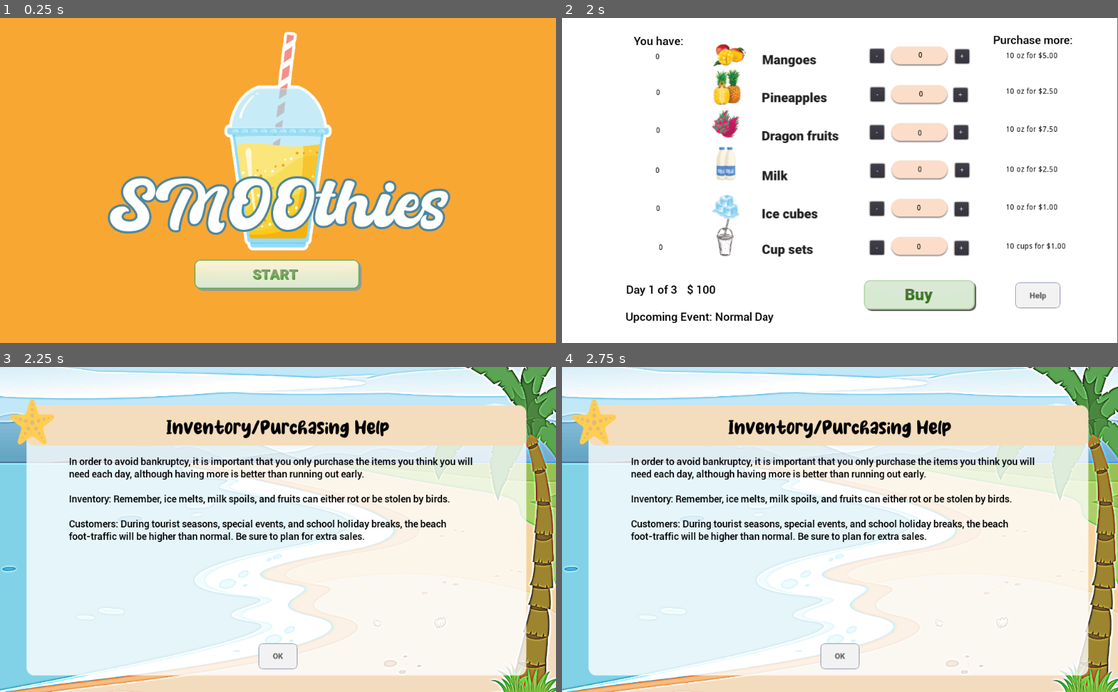
Above: before the commit, frames 1-4 (two rows, left to right).
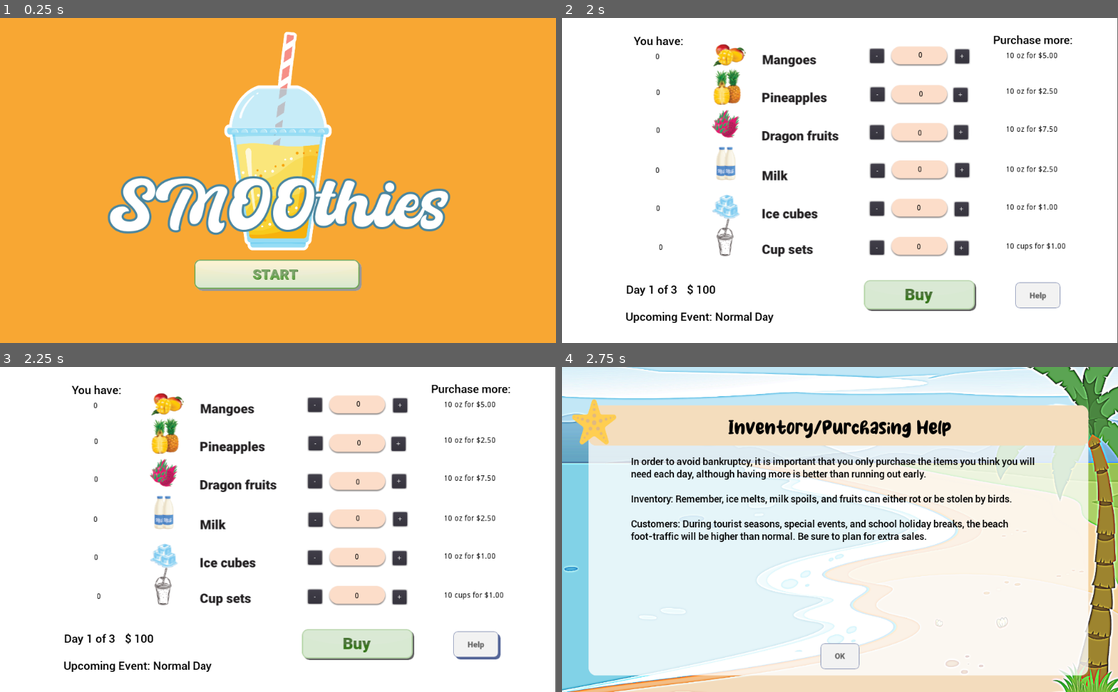
Above: after the commit, the same moments.

Repository: thepriscillawang/SMOOthies
Game: Godot game, scene res://Scenes/Main.tscn
The game is run twice, just before and just after one commit, with the same random seed, the same clock (stepped at 60 frames per second) and the same inputs. Sound files missing from this copy of the repository are replaced by a short silence.
Inputs (mouse positions are in pixels of both pictures, inside the frame that each line leads up to):
- Up to frame 1 (0.25 s): no input
- Up to frame 2 (2 s): click (840, 274) at 0.5 s; click (840, 304) at 1.25 s
- Up to frame 3 (2.25 s): click (478, 643) at 2 s
- Up to frame 4 (2.75 s): no input

Frames 1-2 are identical in both runs. In frame 3, 72% of the frame differs, in the area x 0-100%, y 0-100%; in frame 4, nothing differs.

Commit message:
Help Button sound
Fixed

Diff:
--- a/src/SMOOthies/Scenes/Ingredients.gd
+++ b/src/SMOOthies/Scenes/Ingredients.gd
@@ -149,5 +149,10 @@
 	print("+ Cup pressed. Total Cup: ",  Global.curr_cup)
 	$IngredientsMusic.play()
 
+
 func _on_HelpButton_pressed():
+	$IngredientsMusic.connect("finished", self, "_load_IngredientHelp_scene")
+	$IngredientsMusic.play()
+
+func _load_IngredientHelp_scene():
 	SceneLoader._change_scene("IngredientsHelp")
--- a/src/SMOOthies/Scenes/IngredientsEvent.tscn
+++ b/src/SMOOthies/Scenes/IngredientsEvent.tscn
@@ -20,6 +20,7 @@
 font_data = ExtResource( 5 )
 
 [node name="IngredientsEvent" type="Node2D"]
+visible = false
 position = Vector2( 9, -8 )
 script = ExtResource( 1 )
 __meta__ = {
--- a/src/SMOOthies/Scenes/IngredientsHelp.gd
+++ b/src/SMOOthies/Scenes/IngredientsHelp.gd
@@ -17,5 +17,9 @@
 
 
 func _on_CloseHelp_pressed():
+	$Buttonsound.connect("finished", self, "_load_Ingredients_scene")
+	$Buttonsound.play()
+
+
+func _load_Ingredients_scene():
 	SceneLoader._change_scene("Ingredients")
-	pass # Replace with function body.
--- a/src/SMOOthies/Scenes/IngredientsHelp.tscn
+++ b/src/SMOOthies/Scenes/IngredientsHelp.tscn
@@ -7,6 +7,7 @@
 [ext_resource path="res://fonts/roboto/Roboto-Medium.ttf" type="DynamicFontData" id=5]
 [ext_resource path="res://images/IntroBKG1024_r.png" type="Texture" id=6]
 [ext_resource path="res://fonts/milky_coffee/Milky Coffee.otf" type="DynamicFontData" id=7]
+[ext_resource path="res://Sounds/softbutton.wav" type="AudioStream" id=8]
 
 [sub_resource type="DynamicFont" id=1]
 size = 34
@@ -63,4 +64,7 @@
 Customers: During tourist seasons, special events, and school holiday breaks, the beach foot-traffic will be higher than normal. Be sure to plan for extra sales.
 "
 
+[node name="Buttonsound" type="AudioStreamPlayer2D" parent="."]
+stream = ExtResource( 8 )
+
 [connection signal="pressed" from="CloseHelp" to="." method="_on_CloseHelp_pressed"]
Not shown: 1 places in src/SMOOthies/Scenes/IngredientsHelp.tscn that only renumber resources
